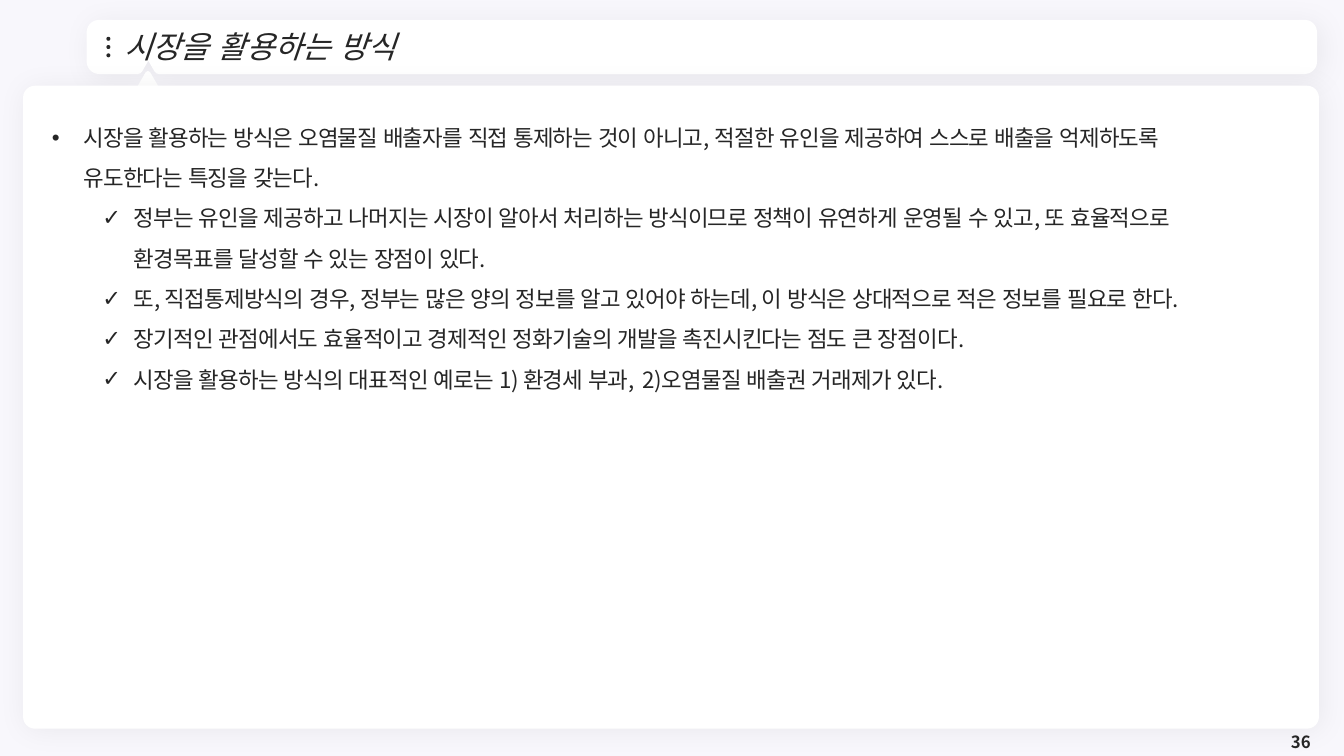
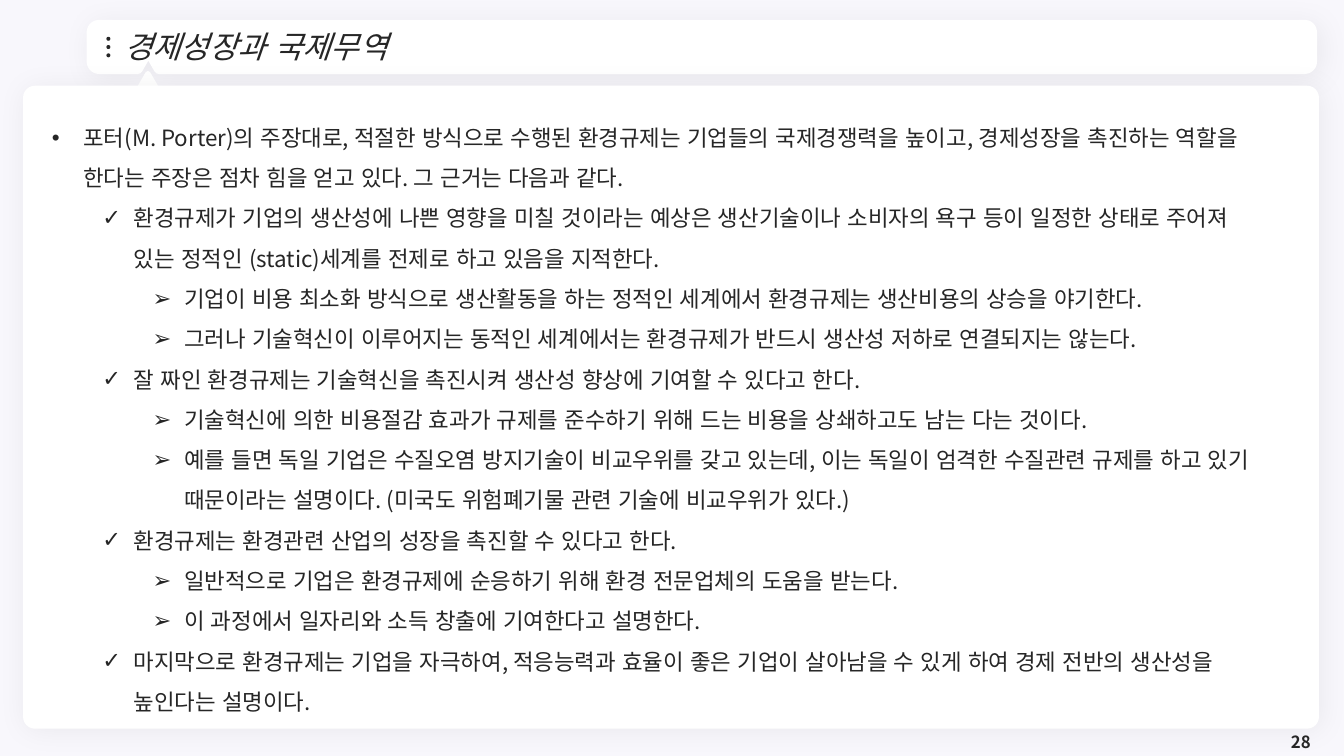
Before and after one commit to meandthey/Teaching, a slide deck: slide 28 of 재정학/01_Lectures/재정학_Chapter_7.pptx (slide 36 before the commit). Drawn at 1344x756 pixels with LibreOffice and Linux fonts; fonts in the diff are those of the drawing; background and template pictures are left out. Boxes give left, top, right and bottom in pixels: in the first picture for what was removed or moved away, otherwise in the second. Text is boxed around its words. In the diff, an @@ line names an element or a change of style, - is before the commit and + after.

```diff
--- a/재정학/01_Lectures/재정학_Chapter_7.pptx
+++ b/재정학/01_Lectures/재정학_Chapter_7.pptx
@@ title at <box>124,32,387,61</box>: text changed @@
-시장을 활용하는 방식
+경제성장과 국제무역
@@ text removed at <box>83,127,1179,392</box> @@
-• 시장을 활용하는 방식은 오염물질 배출자를 직접 통제하는 것이 아니고, 적절한 유인을 제공하여 스스로 배출을 억제하도록 유도한다는 특징을 갖는다.
-  ✓ 정부는 유인을 제공하고 나머지는 시장이 알아서 처리하는 방식이므로 정책이 유연하게 운영될 수 있고, 또 효율적으로 환경목표를 달성할 수 있는 장점이 있다.
-  ✓ 또, 직접통제방식의 경우, 정부는 많은 양의 정보를 알고 있어야 하는데, 이 방식은 상대적으로 적은 정보를 필요로 한다.
-  ✓ 장기적인 관점에서도 효율적이고 경제적인 정화기술의 개발을 촉진시킨다는 점도 큰 장점이다.
-  ✓ 시장을 활용하는 방식의 대표적인 예로는 1) 환경세 부과, 2)오염물질 배출권 거래제가 있다.
@@ text added at <box>83,127,1249,712</box>, 16 pt, text #262626 @@
+• 포터(M. Porter)의 주장대로, 적절한 방식으로 수행된 환경규제는 기업들의 국제경쟁력을 높이고, 경제성장을 촉진하는 역할을 한다는 주장은 점차 힘을 얻고 있다. 그 근거는 다음과 같다.
+  ✓ 환경규제가 기업의 생산성에 나쁜 영향을 미칠 것이라는 예상은 생산기술이나 소비자의 욕구 등이 일정한 상태로 주어져 있는 정적인 (static)세계를 전제로 하고 있음을 지적한다.
+    ➢ 기업이 비용 최소화 방식으로 생산활동을 하는 정적인 세계에서 환경규제는 생산비용의 상승을 야기한다.
+    ➢ 그러나 기술혁신이 이루어지는 동적인 세계에서는 환경규제가 반드시 생산성 저하로 연결되지는 않는다.
+  ✓ 잘 짜인 환경규제는 기술혁신을 촉진시켜 생산성 향상에 기여할 수 있다고 한다.
+    ➢ 기술혁신에 의한 비용절감 효과가 규제를 준수하기 위해 드는 비용을 상쇄하고도 남는 다는 것이다.
+    ➢ 예를 들면 독일 기업은 수질오염 방지기술이 비교우위를 갖고 있는데, 이는 독일이 엄격한 수질관련 규제를 하고 있기 때문이라는 설명이다. (미국도 위험폐기물 관련 기술에 비교우위가 있다.)
+  ✓ 환경규제는 환경관련 산업의 성장을 촉진할 수 있다고 한다.
+    ➢ 일반적으로 기업은 환경규제에 순응하기 위해 환경 전문업체의 도움을 받는다.
+    ➢ 이 과정에서 일자리와 소득 창출에 기여한다고 설명한다.
+  ✓ 마지막으로 환경규제는 기업을 자극하여, 적응능력과 효율이 좋은 기업이 살아남을 수 있게 하여 경제 전반의 생산성을 높인다는 설명이다.
@@ page number at <box>1291,735,1311,748</box>: text changed @@
-36
+28
```
Also in this commit, not shown: 8 other slides changed, 4 slides added, 16 slides removed, 11 other files.
